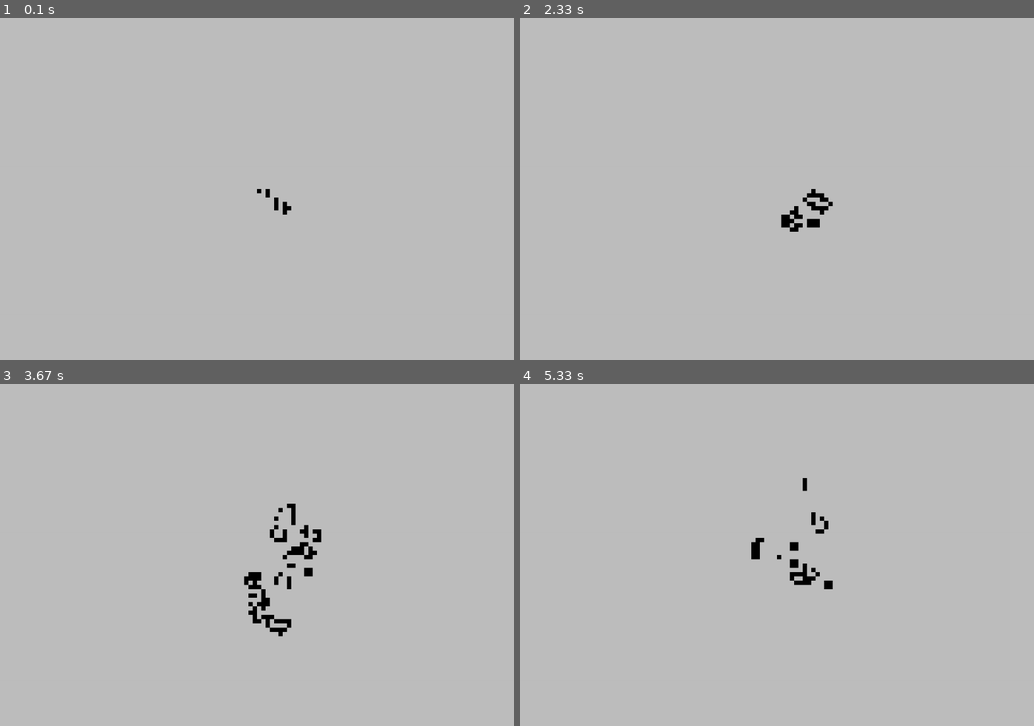
Above: before the commit, frames 1-4 (two rows, left to right).
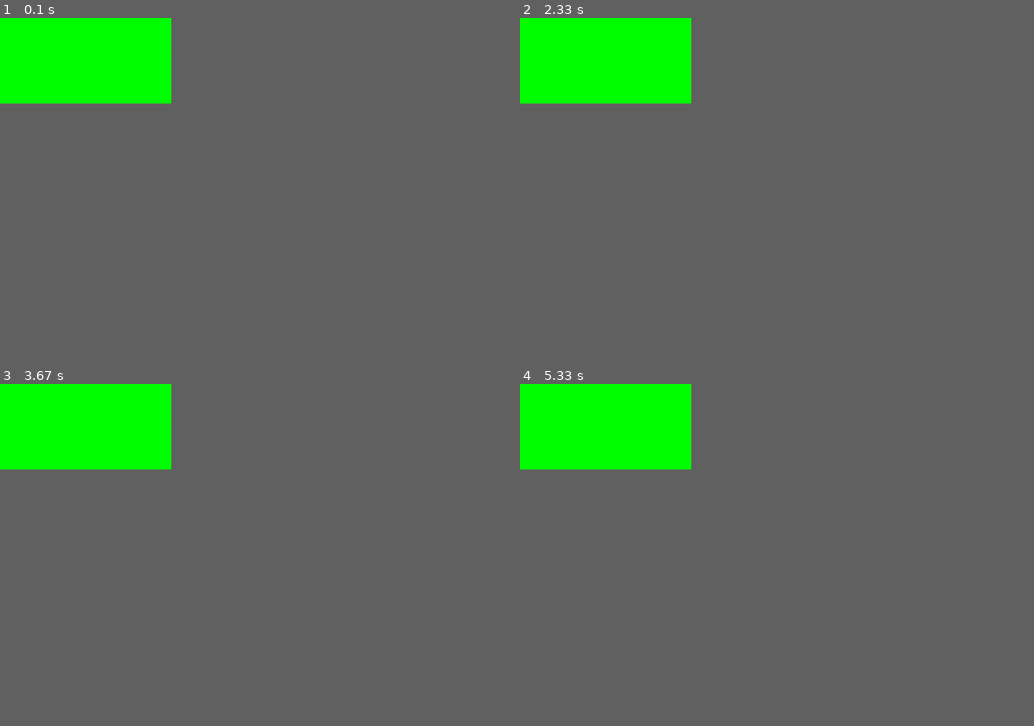
Above: after the commit, the same moments.

Repository: tirabo/Algoritmos-y-Programacion
Game: pygame game, started from 2021/python/juego_vida_pygame.py
Two runs of this game, one before a commit and one after it. Both use one fixed random seed, a clock stepped at 60 frames per second and the inputs below.
Inputs:
- Up to frame 1 (0.1 s): no input
- Up to frame 2 (2.33 s): no input
- Up to frame 3 (3.67 s): no input
- Up to frame 4 (5.33 s): no input
In our replay, the window is 900x600 before the commit and 300x150 after it. These sizes can differ from the game's own. Grey fills any space a smaller window leaves; there, only what the larger window draws over its background counts as a difference.

The runs differ from the first frame. In frame 1, 8.4% of the frame differs, in the area x 0-57%, y 0-58%; in frame 2, 8.8%; in frame 3, 9.4%, in the area x 0-63%, y 0-74%; in frame 4, 8.9%.

Commit message:
Exponenciacion modular (4 versiones)

Diff:
--- /dev/null
+++ b/2021/python/exponenciacion_modular.py
@@ -0,0 +1,126 @@
+
+def exp_mod_r0(a, d, n):
+    if d == 0:
+        res = 1
+    elif d % 2 == 1:
+        res =  (a * exp_mod_r0(a, d - 1, n)) % n
+    else:
+        res = exp_mod_r0(a, d // 2, n)**2 % n
+    return res
+
+
+def exp_mod_r1(a, d, n):
+    if d == 0:
+        res = 1
+    elif d % 2 == 1:
+        res =  (a * exp_mod_r1(a, d - 1, n)) % n
+    else:
+        res =  exp_mod_r1(a**2 % n, d // 2, n)
+    return res
+
+
+def exp_mod_i0(a, d, n):
+    # pre: a, d >= 0, n > 0
+    # post: calcula res = a**d % n utilizando el método binario
+    #       de exponenciacion modular
+    res = 1
+    base, exponente = a, d
+    while exponente > 0:
+        # invariante: (a**d) % n = (res * base**exponente) % n
+        #print('x', res, base, exponente)
+        if exponente % 2 == 1:
+            res = (res * base) % n
+            exponente = exponente // 2
+            base = base**2 % n
+            #print('a', res, base, exponente)
+        elif exponente % 2 == 0:
+            exponente = exponente // 2
+            base = base**2 % n
+            #print('b', res, base, exponente)
+    return res
+
+
+def exp_mod_i1(a, d, n):
+    # pre: a, d >= 0, n > 0
+    # post: calcula em = a**d % n utilizando el método binario
+    #       de exponenciacion modular
+    res = 1
+    base, exponente, paridad = a,d, 0
+    while exponente > 0:
+        # invariante: (a**d) % n = (res * base**exponente) % n
+        paridad = exponente % 2
+        exponente = exponente // 2
+        res = (res * base**paridad) % n
+        base = base**2 % n
+    return res
+
+
+
+def main():
+    tests = [(2,3,23), (5,1125899986842625,100000037)]
+    for (a, d, n) in tests:
+        print((a, d, n))
+        print('em_r0',exp_mod_r0(a, d, n))
+        print('em_r1',exp_mod_r1(a, d, n))
+        print('em_i0',exp_mod_i0(a, d, n))
+        print('em_i1',exp_mod_i1(a, d, n))
+
+    return 0
+
+# RUN
+
+if __name__ == '__main__':
+    main()
+
+
+
+
+
+
+
+
+
+
+
+
+
+
+
+
+
+
+
+
+
+
+def factorial(n: int) -> int:
+    # pre: n >= 0
+    # post: devuelve el valor de 1 * 2 * 3 * ... * (n-1) * n
+    if n == 0:
+        res = 1
+    else:
+        res = n * factorial(n - 1)
+    return res
+
+"""
+for n in range(2000):
+    print(n)
+    factorial(n)
+"""
+
+def potencia(a, n: int) -> int:
+    # pre: n >= 0
+    # post: devuelve el valor de a * a * a * ... * a * a , n veces
+    if n == 0:
+        res = 1
+    else:
+        res = a * potencia(a, n - 1)
+    return res
+
+"""
+for n in range(2000):
+    print(n)
+    potencia(1, n)
+"""
+
+#print(2**1500)
--- a/2021/python/hola.py
+++ b/2021/python/hola.py
@@ -1,12 +1,58 @@
 import turtle
 import buscando_a_tientas as bat
 
+def raiz_bab(x: float, error: float) -> float:
+    # pre: x >= 0
+    assert x >= 0, 'El número debe ser >= 0'
+    # post: devuelve b tal |x - b**2| < error
+    b, h = x, 1
+    while abs(x - b**2) >= error:
+            # inv: b * h == x and ¿h**2 + b**2 <= 2*x?
+            b, h = (h + b) /2,  2 * x / ( h + b)
+            # print(h, b, x - b**2)
+    return b
 
+def raiz_bab_int(x: float, error: float) -> float:
+    # pre: x >= 0
+    assert x >= 0, 'El número debe ser >= 0'
+    # post: devuelve b tal |x - b**2| < error
+    b, h = x, 1
+    while abs(x - b**2) >= error:
+            # inv: b * h == x and ¿h**2 + b**2 <= 2*x?
+            if b - h > 1000:
+                b, h, y = int(b), int(h), int(x)
+                b, h = (h + b) // 2,  2 * x // ( h + b)
+            else:
+                b, h = (h + b) /2,  2 * x / ( h + b)
+            # print(h, b, x - b**2)
+    return b
+x = 10**55+23344
+print(raiz_bab_int(x, 0.1), x**0.5)
+
+#for i in range(26):
+#  print(raiz_bab(i**2, 1))
+
+def raiz_bab2(x: float, n: int) -> float:
+    b, h = x, 1
+    for i in range(n):
+        b, h = (h + b) /2,  2 * x / ( h + b)
+    return b
+
+# for i in range(26):
+#    print(raiz_bab2(i, 100))
+
+# print(raiz_bab(120888888888888888888887, 0.001))
+"""
+for i  in range(1000):
+    print(raiz_bab(10**14 + i, 0.1))
+"""
+
+"""
 bat.dibujar_grilla(6, 6)
 boton = bat.ubicar_boton()
 bat.encontrar_al_azar(boton)
 turtle.done()
-
+"""
 """
 def es_bisiesto(anho: int) -> bool:
   if anho > 0 and anho % 4 == 0:
--- /dev/null
+++ b/2021/python/hola3.py
@@ -0,0 +1,120 @@
+
+def exp_mod_r0(a, d, n):
+    if d == 0:
+        res = 1
+    elif d % 2 == 1:
+        res =  (a * exp_mod_r0(a, d - 1, n)) % n
+    else:
+        res =  a**2 * exp_mod_r0(a, d // 2, n)
+    return res
+
+print('em_r0',exp_mod_r0(5,1125899986842625,100000037))
+
+
+def exp_mod(a, d, n):
+    if d == 0:
+        res = 1
+    elif d % 2 == 1:
+        res =  (a * exp_mod(a, d - 1, n)) % n
+    else:
+        res =  exp_mod(a**2 % n, d // 2, n)
+    return res
+
+#print(exp_mod(2,5,15))
+
+
+def exp_modular(a, d, n):
+    # pre: a, d >= 0, n > 0
+    # post: calcula res = a**d % n utilizando el método binario
+    #       de exponenciacion modular
+    res = 1
+    base, exponente = a, d
+    while exponente > 0:
+        # invariante: (a**d) % n = (res * base**exponente) % n
+        print('x', res, base, exponente)
+        if exponente % 2 == 1 and exponente > 1:
+            res = a * res
+            exponente = exponente - 1
+            print('a', res, base, exponente)
+        elif exponente % 2 == 0:
+            res = (res * base**2)
+            exponente = exponente // 2
+            base = base**2
+            print('b', res, base, exponente)
+        else:
+            exponente = 0
+    return res
+
+print(exp_modular(2,7,15), 2**7)
+#print(exp_modular(5,1125899986842625,100000037))
+
+def exp_modular2(a, d, n):
+    # pre: a, d >= 0, n > 0
+    # post: calcula em = a**d % n utilizando el método binario
+    #       de exponenciacion modular
+    res = 1
+    base, exponente, paridad = a,d, 0
+    while exponente > 0:
+        # invariante: (a**d) % n = (res * base**exponente) % n
+        paridad = exponente % 2
+        exponente = exponente // 2
+        res = (res * base**paridad) % n
+        base = base**2 % n
+    return res
+print('em1',exp_mod(5,1125899986842625,100000037))
+print('em2',exp_modular2(5,1125899986842625,100000037))
+
+
+
+
+
+
+
+
+
+
+
+
+
+
+
+
+
+
+
+
+
+
+
+
+def factorial(n: int) -> int:
+    # pre: n >= 0
+    # post: devuelve el valor de 1 * 2 * 3 * ... * (n-1) * n
+    if n == 0:
+        res = 1
+    else:
+        res = n * factorial(n - 1)
+    return res
+
+"""
+for n in range(2000):
+    print(n)
+    factorial(n)
+"""
+
+def potencia(a, n: int) -> int:
+    # pre: n >= 0
+    # post: devuelve el valor de a * a * a * ... * a * a , n veces
+    if n == 0:
+        res = 1
+    else:
+        res = a * potencia(a, n - 1)
+    return res
+
+"""
+for n in range(2000):
+    print(n)
+    potencia(1, n)
+"""
+
+#print(2**1500)
--- a/2021/python/juego_vida_pygame.py
+++ b/2021/python/juego_vida_pygame.py
@@ -1,5 +1,23 @@
 import pygame
 from pygame.locals import *
+
+
+def main():
+    screen = pygame.display.set_mode((400, 200)) # crea ventana
+    pygame.display.set_caption("Probando")
+    screen.fill('green')
+    pygame.display.update()
+    while True:
+        for eventos in pygame.event.get():
+            if eventos.type == QUIT:
+                exit(0) # apretando "x" arriba derecha cierra la ventana
+    return 0
+# RUN
+
+if __name__ == '__main__':
+    main()
+
+exit(0)
 import time
 import random
 
--- /dev/null
+++ b/2021/python/pygame_minimo.py
@@ -0,0 +1,12 @@
+import pygame
+from pygame.locals import *
+
+
+screen = pygame.display.set_mode((400, 500)) # crea ventana
+pygame.display.set_caption("")
+pygame.display.update()
+while True:
+    for eventos in pygame.event.get():
+        if eventos.type == QUIT:
+            exit(0) # apretando "x" arriba derecha cierra la ventana
+    pygame.display.update()
